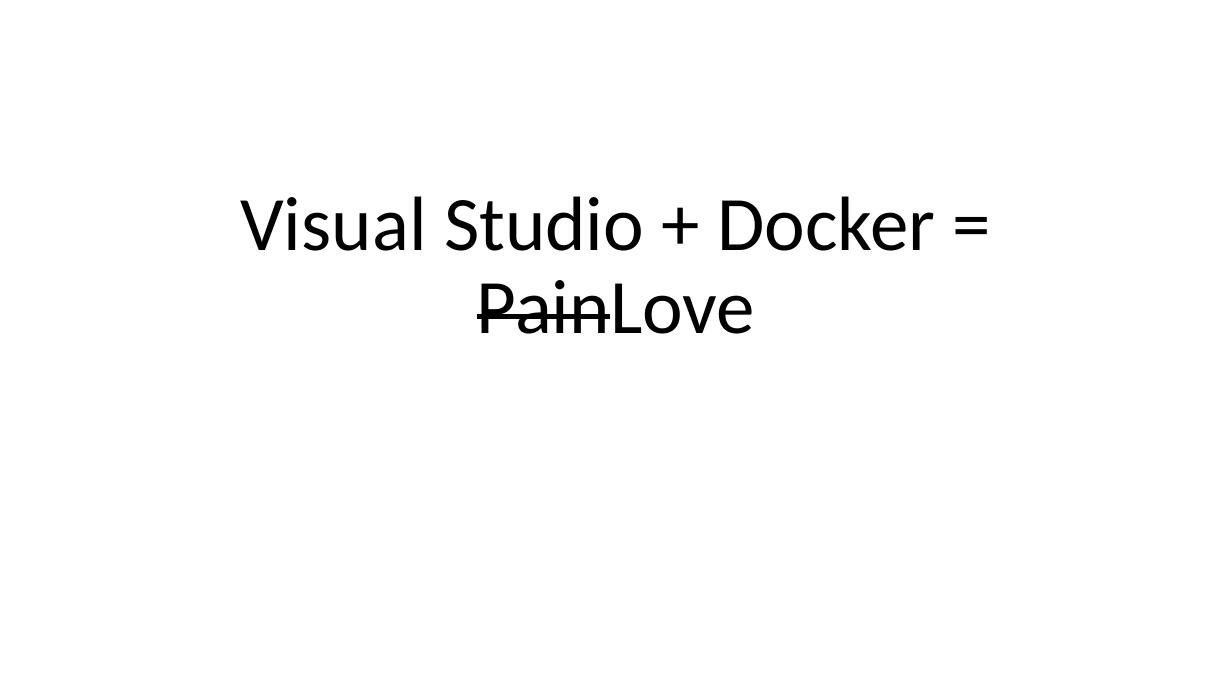
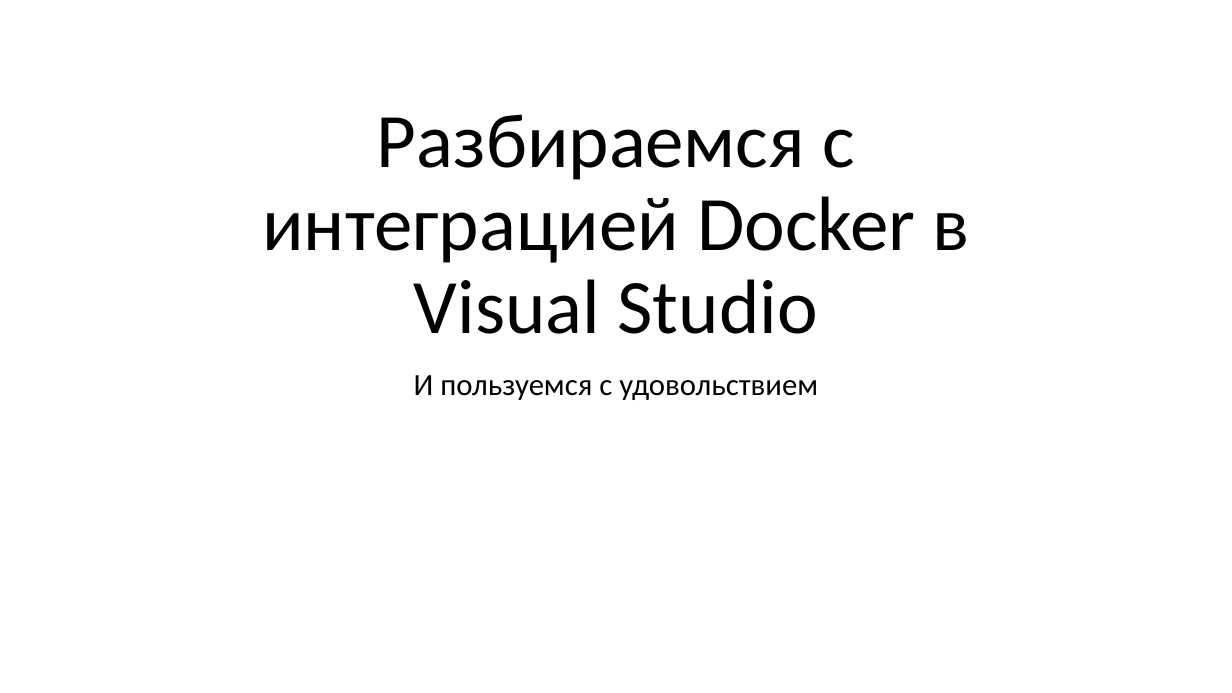
Before and after one commit to kugushev/presentations, a slide deck: slide 1 of 2019_VisualStudio-And-Docker/Presentation.pptx. Drawn at 1232x693 pixels with LibreOffice and Linux fonts; fonts in the diff are those of the drawing. Boxes give left, top, right and bottom in pixels: in the first picture for what was removed or moved away, otherwise in the second. Text is boxed around its words. In the diff, an @@ line names an element or a change of style, - is before the commit and + after.

Commit message:
finish presentation about docker

```diff
--- a/2019_VisualStudio-And-Docker/Presentation.pptx
+++ b/2019_VisualStudio-And-Docker/Presentation.pptx
@@ title at bbox=[262, 114, 970, 334]: text changed @@
-Visual Studio + Docker = PainLove
+Разбираемся с интеграцией Docker в Visual Studio
@@ subtitle added at bbox=[414, 375, 818, 400], 24 pt, text #000000 @@
+И пользуемся с удовольствием
```
Also in this commit, not shown: 4 other slides changed, 53 slides added, 2 slides removed, 8 other files.
